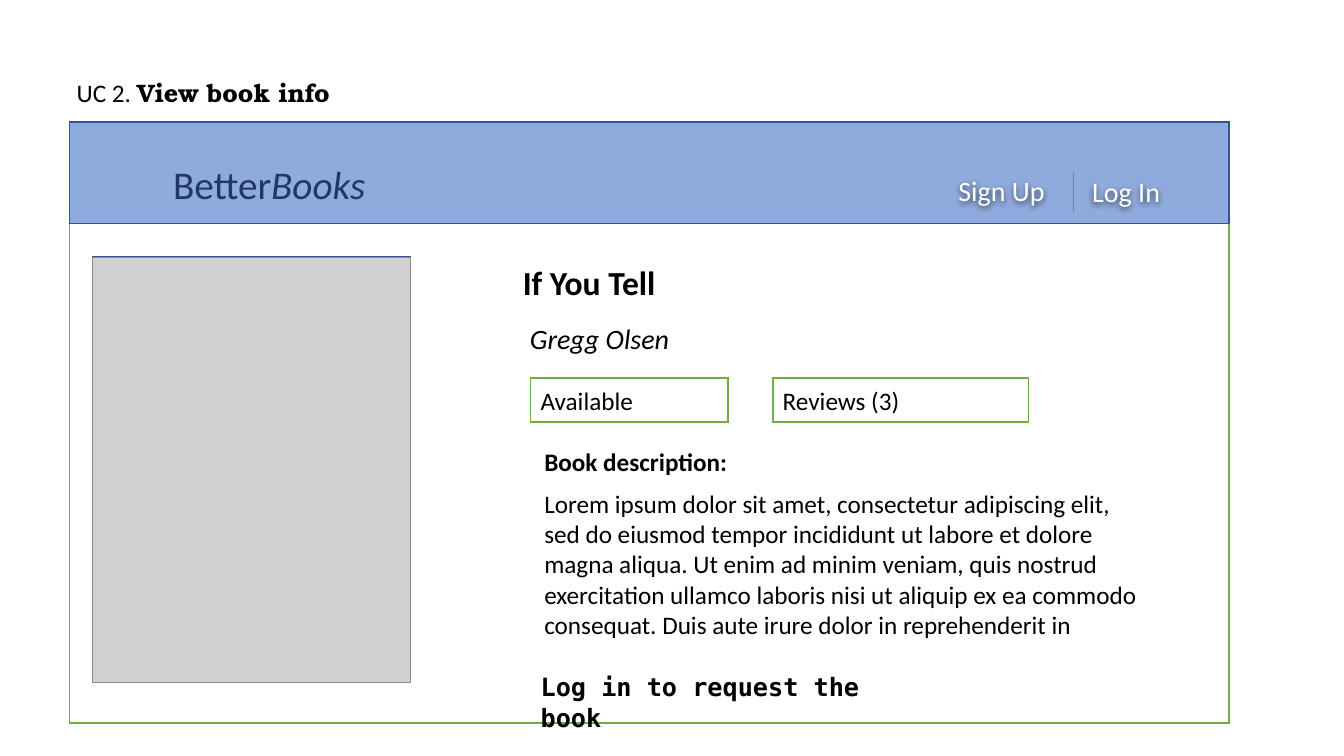
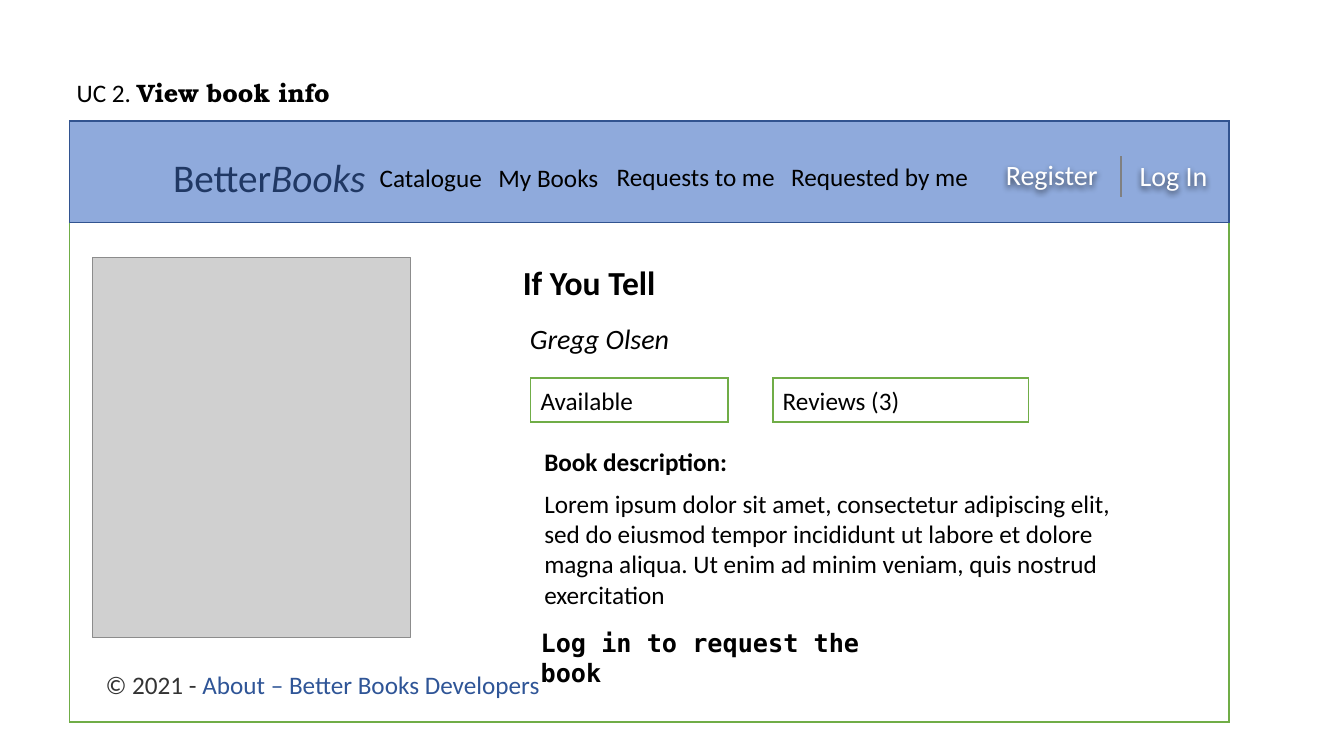
Before and after one commit to kateGalich/capstone, a slide deck: slide 2 of Construction 3/UI Prototypes.pptx. Drawn at 1344x756 pixels with LibreOffice and Linux fonts; fonts in the diff are those of the drawing; grey boxes stand for pictures; background and template pictures are left out. Boxes give left, top, right and bottom in pixels: in the first picture for what was removed or moved away, otherwise in the second. Text is boxed around its words. In the diff, an @@ line names an element or a change of style, - is before the commit and + after.

```diff
--- a/Construction 3/UI Prototypes.pptx
+++ b/Construction 3/UI Prototypes.pptx
@@ text "BetterBooks": place and size @@
-text "BetterBooks" at bbox=[173, 172, 365, 199]
+text "BetterBooks" at bbox=[173, 165, 365, 192]
@@ text added at bbox=[380, 169, 482, 192], 18 pt, text #000000 @@
+Catalogue
@@ text added at bbox=[498, 169, 598, 191], 18 pt, text #000000 @@
+My Books
@@ text added at bbox=[617, 170, 775, 190], 18 pt, text #000000 @@
+Requests to me
@@ text added at bbox=[791, 168, 968, 190], 18 pt, text #000000 @@
+Requested by me
@@ text added at bbox=[1006, 166, 1098, 192], 20 pt, text #FFFFFF @@
+Register
@@ line moved from (1074, 171) - (1074, 213) to (1121, 156) - (1121, 197) @@
@@ text "Log In": place and size @@
-text "Log In" at bbox=[1092, 184, 1160, 208]
+text "Log In" at bbox=[1140, 168, 1208, 193]
@@ text removed at bbox=[958, 182, 1045, 207] @@
-Sign Up
@@ picture: place and size @@
-picture at bbox=[93, 257, 410, 683]
+picture at bbox=[93, 257, 410, 637]
@@ rectangle removed at bbox=[93, 257, 410, 681] @@
@@ text at bbox=[544, 495, 1110, 605]: text changed @@
-Lorem ipsum dolor sit amet, consectetur adipiscing elit, sed do eiusmod tempor incididunt ut labore et dolore magna aliqua. Ut enim ad minim veniam, quis nostrud exercitation ullamco laboris nisi ut aliquip ex ea commodo consequat. Duis aute irure dolor in reprehenderit in
+Lorem ipsum dolor sit amet, consectetur adipiscing elit, sed do eiusmod tempor incididunt ut labore et dolore magna aliqua. Ut enim ad minim veniam, quis nostrud exercitation
@@ text "Log in to request the ...": place and size @@
-text "Log in to request the ..." at bbox=[541, 675, 860, 728]
+text "Log in to request the ..." at bbox=[541, 631, 860, 683]
@@ text added at bbox=[132, 676, 540, 698], 18 pt, text #2F5597 @@
+© 2021 - About – Better Books Developers
```
Also in this commit, not shown: 11 other slides changed, 2 slides removed.
